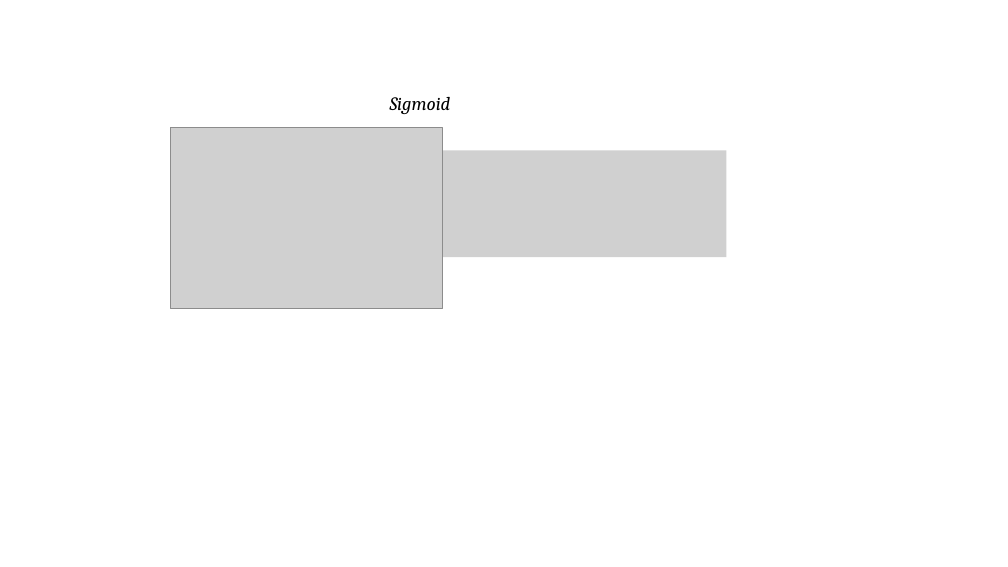
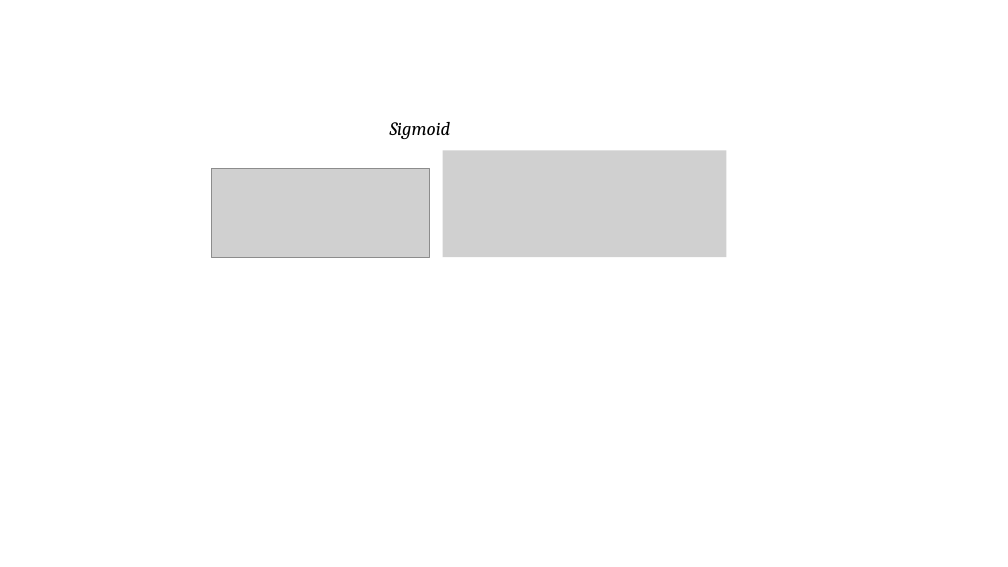
Before and after one commit to AnDeoukKyi/tistory, a slide deck: slide 5 of ml/ML.pptx. Drawn at 1008x567 pixels with LibreOffice and Linux fonts; fonts in the diff are those of the drawing; grey boxes stand for pictures. Boxes give left, top, right and bottom in pixels: in the first picture for what was removed or moved away, otherwise in the second. Text is boxed around its words. In the diff, an @@ line names an element or a change of style, - is before the commit and + after.

```diff
--- a/ml/ML.pptx
+++ b/ml/ML.pptx
@@ text "Sigmoid": place and size @@
-text "Sigmoid" at (390,97,451,114)
+text "Sigmoid" at (390,122,451,139)
@@ picture removed at (171,128,443,309) @@
@@ picture added at (212,168,430,257) @@
```
Also in this commit, not shown: 5 other slides changed, 12 slides added, 1 slide removed, 33 other files.
